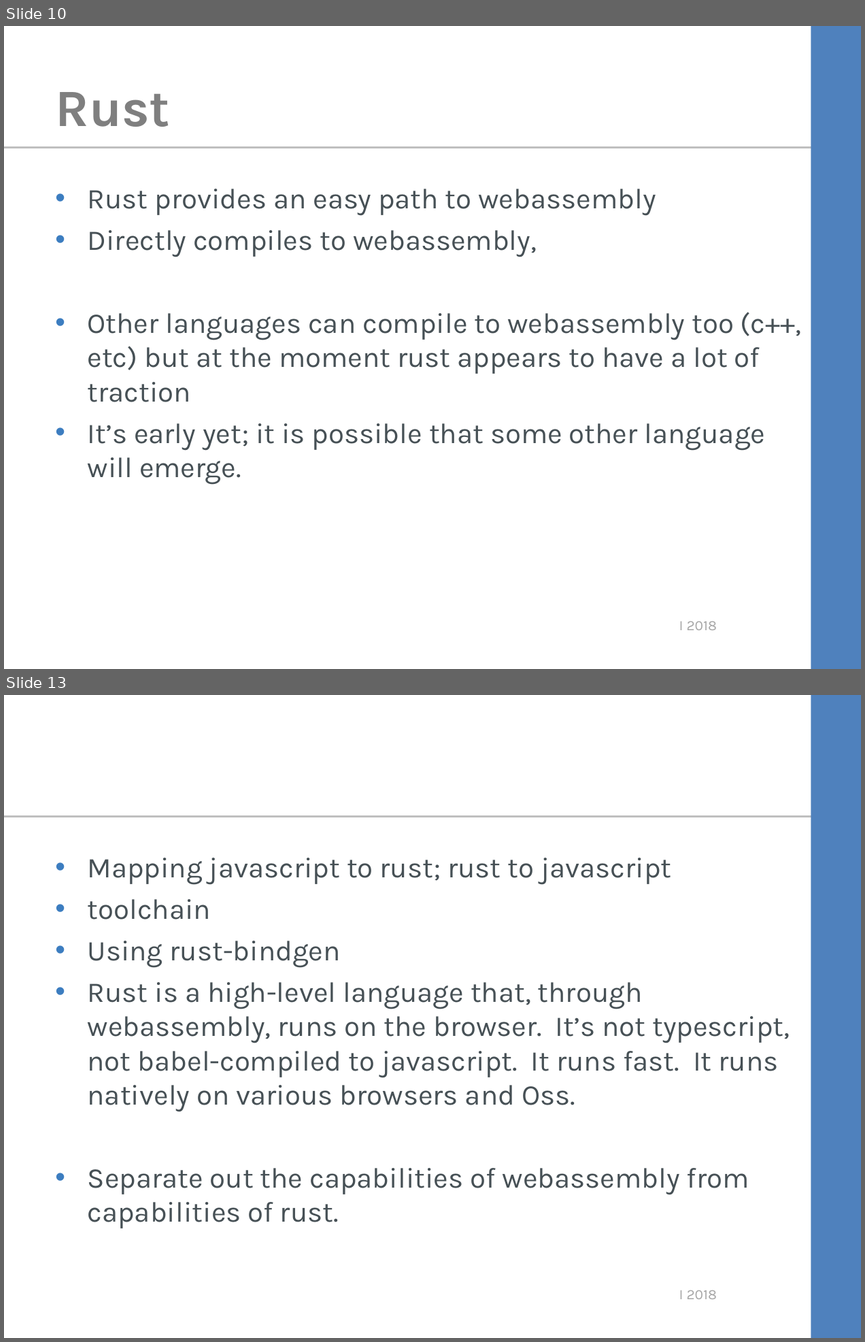
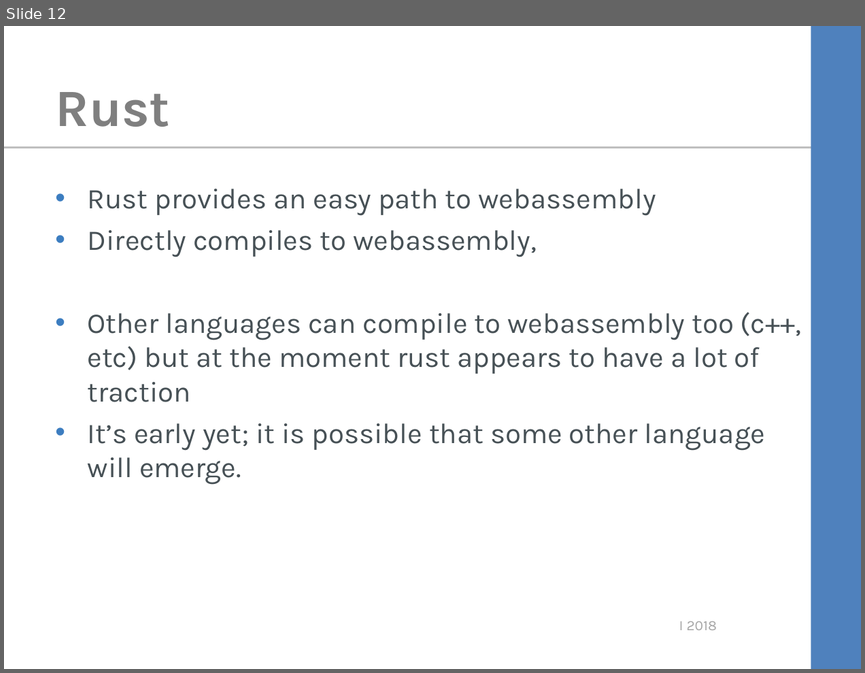
Before and after one commit to kimtuck/WebAssembly, a slide deck: webassembly.ppt. Shown one above the other, each under a label of ours: slides 10 and 13 before the commit, slide 12 after it; the slides between them are not shown. The pictures are 865x1342 and 865x673 pixels, drawn with LibreOffice and Linux fonts; fonts in the diff are those of the drawing; background and template pictures are left out. Boxes give left, top, right and bottom in pixels: in the first picture for what was removed or moved away, otherwise in the second. Text is boxed around its words. In the diff, an @@ line names an element or a change of style, - is before the commit and + after.

```diff
--- a/webassembly.ppt
+++ b/webassembly.ppt
@@ slide 13 removed at (4, 695, 861, 1338), background #FFFFFF; not listed: 3 template elements that a slide beside it also shows @@
@@ text removed at (88, 858, 789, 1228) @@
-• Mapping javascript to rust; rust to javascript
-• toolchain
-• Using rust-bindgen
-• Rust is a high-level language that, through webassembly, runs on the browser. It’s not typescript, not babel-compiled to javascript. It runs fast. It runs natively on various browsers and Oss.
-• Separate out the capabilities of webassembly from capabilities of rust.
@@ what was slide 10 is now slide 12 @@
```
Also in this commit, not shown: 5 slides changed, 7 slides added, 6 other slides removed, 3 other files.
